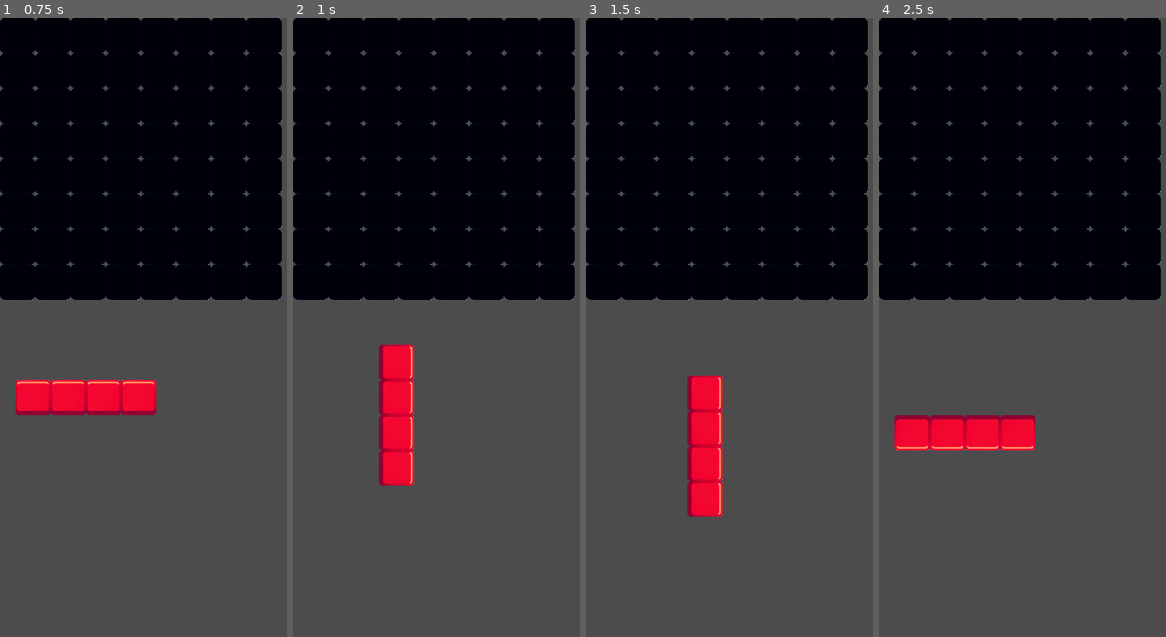
Above: before the commit, frames 1-4 (left to right).
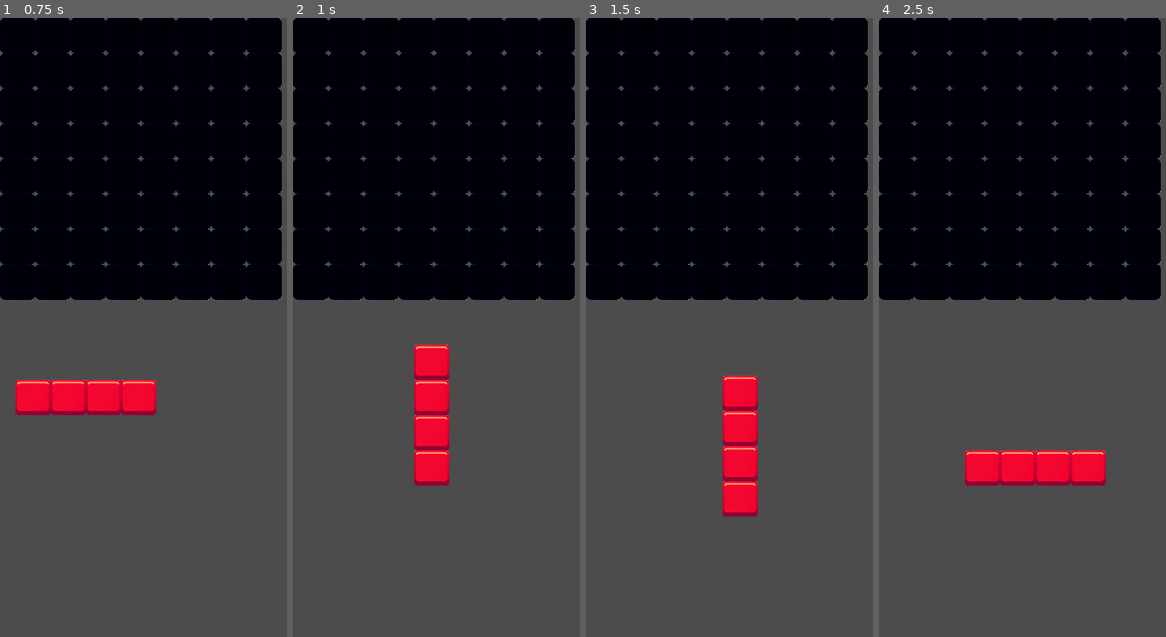
Above: after the commit, the same moments.

Repository: alexkorep-games/transmatrix
Game: Godot game, scene res://scenes/main.tscn
The game is run twice, just before and just after one commit, with the same random seed, the same clock (stepped at 60 frames per second) and the same inputs.
Inputs (mouse positions are in pixels of both pictures, inside the frame that each line leads up to):
- Up to frame 1 (0.75 s): tap Enter at 0.5 s; move the mouse to (223, 296) at 0.52 s; click (223, 296) at 0.67 s
- Up to frame 2 (1 s): no input
- Up to frame 3 (1.5 s): tap Space at 1.25 s; drag from (677, 358) to (726, 451) at 1.27 s
- Up to frame 4 (2.5 s): move the mouse to (1065, 191) at 2.02 s; click (1065, 191) at 2.17 s

Frame 1 is identical in both runs. In frame 2, 5.6% of the frame differs, in the area x 29-55%, y 52-76%; in frame 3, 5.6%; in frame 4, 5.6%, in the area x 5-80%, y 64-76%.

Commit message:
Do smooth rotation

Diff:
--- a/src/scenes/current_shape/current_shape.gd
+++ b/src/scenes/current_shape/current_shape.gd
@@ -4,6 +4,8 @@
 var dragging = false
 var drag_start = Vector2()
 var original_position = Vector2()
+
+var is_rotating = false
 
 var tween = Tween.new()
 
@@ -12,6 +14,7 @@
 # Called when the node enters the scene tree for the first time.
 func _ready():
 	add_child(tween)
+	tween.connect("tween_completed", self, "on_tween_completed")
 
 # Called every frame. 'delta' is the elapsed time since the previous frame.
 func _process(delta):
@@ -28,7 +31,7 @@
 				go_back()
 			else:
 				# Rotate the TileMap by 90 degrees
-				rotation_degrees += 90
+				rotate_me()
 
 	var distance_between_origin_and_mouse = (get_global_mouse_position() - drag_start).length()
 	if distance_between_origin_and_mouse > DRAG_DISTANCE_THRESHOLD and mouse_down:
@@ -44,3 +47,40 @@
 	# that means that position property should be animated to original_position value
 	tween.interpolate_property(self, "position", position, original_position, 0.2, Tween.TRANS_ELASTIC, Tween.EASE_OUT)
 	tween.start()
+
+func rotate_me():
+	if is_rotating:
+		return
+
+	# Implement rotation of the tilemap by 90 degrees using tween
+	tween.interpolate_property(self, "rotation_degrees",
+		rotation_degrees, rotation_degrees + 90, 0.2,
+		Tween.TRANS_CUBIC, Tween.EASE_IN_OUT)
+	tween.start()
+	is_rotating = true
+
+func on_tween_completed(object, key):
+	is_rotating = false
+	if key == ":rotation_degrees":
+		rotation_degrees = 0
+		rotate_tilemap_90_degrees_clockwise(self)
+
+func rotate_tilemap_90_degrees_clockwise(tilemap: TileMap):
+	var original_tiles = []
+	var max_x = 0
+	var max_y = 0
+
+	# Store original tile data and find max_x and max_y
+	for cell in tilemap.get_used_cells():
+			original_tiles.append({"position": cell, "id": tilemap.get_cellv(cell)})
+			max_x = max(max_x, cell.x)
+			max_y = max(max_y, cell.y)
+
+	# Clear TileMap
+	tilemap.clear()
+
+	# Calculate new positions and set tiles
+	for tile in original_tiles:
+			var old_pos = tile["position"]
+			var new_pos = Vector2(max_y - old_pos.y, old_pos.x)
+			tilemap.set_cellv(new_pos, tile["id"])
